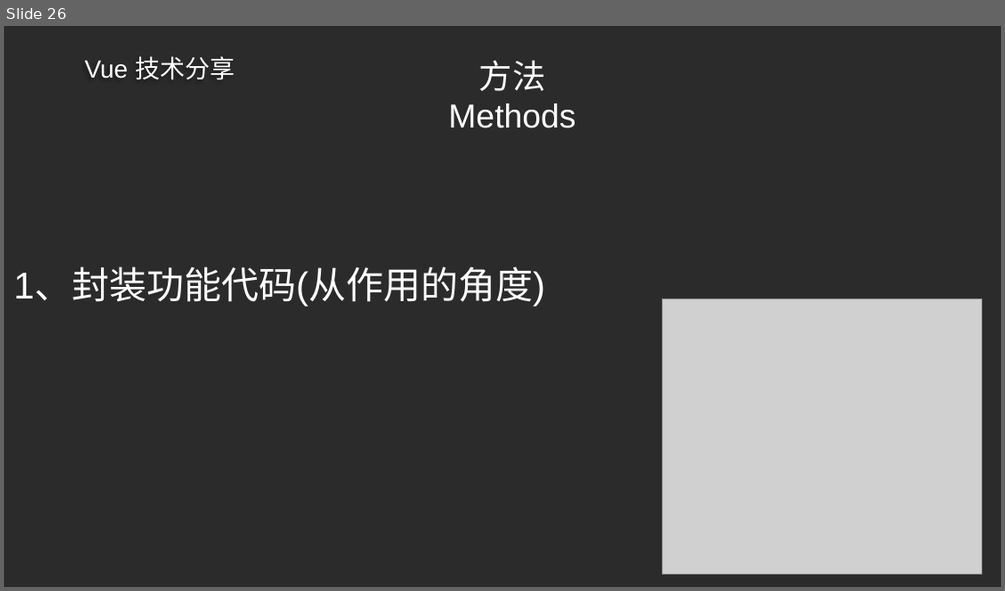
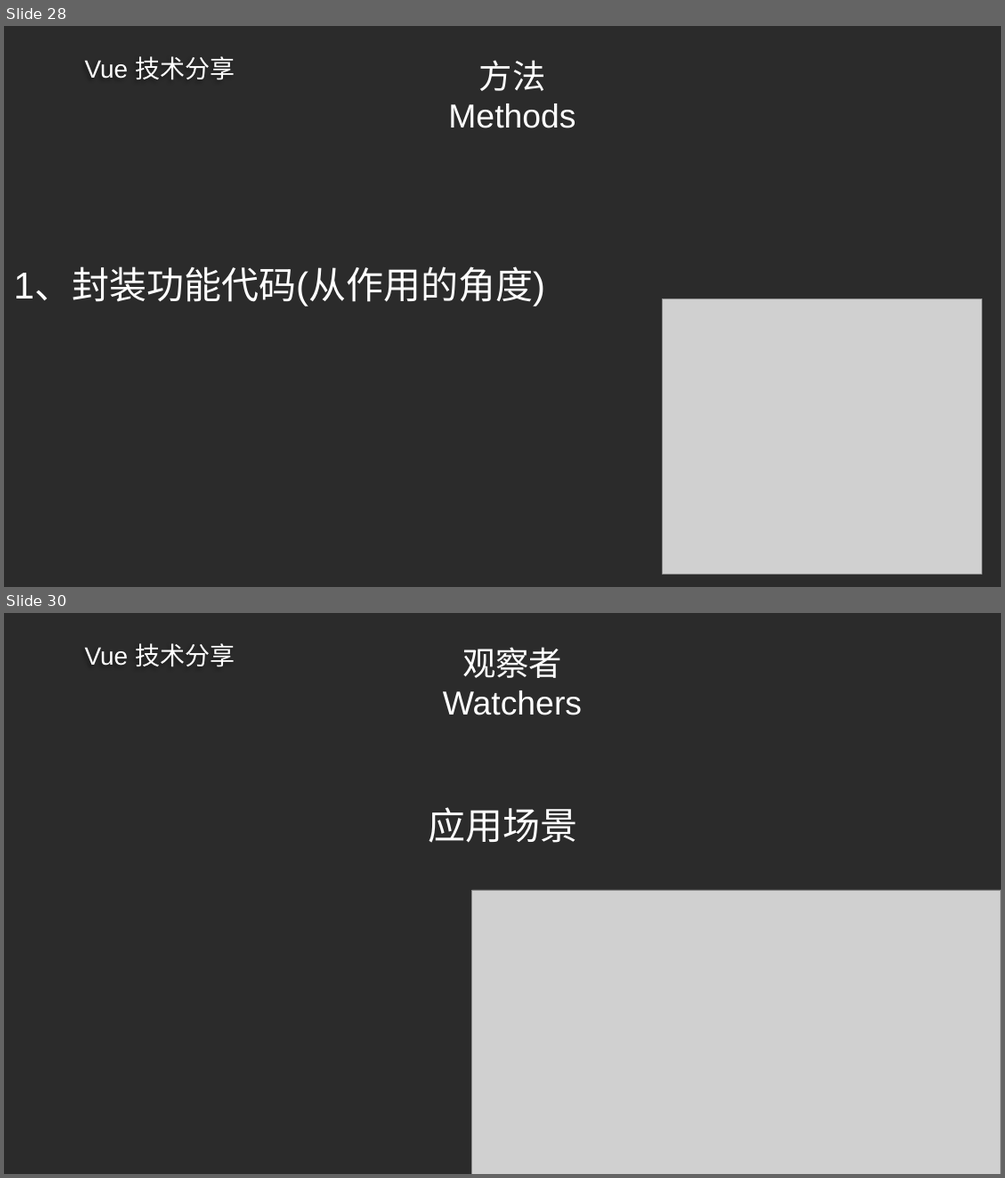
Before and after one commit to ldjdd/traing-library, a slide deck: vue/成稿.pptx. Shown one above the other, each under a label of ours: slide 26 before the commit, slides 28 and 30 after it; the slides between them are not shown. The pictures are 1005x591 and 1005x1178 pixels, drawn with LibreOffice and Linux fonts; fonts in the diff are those of the drawing; grey boxes stand for pictures; background and template pictures are left out; a plain dark background stands for a picture behind light text. Boxes give left, top, right and bottom in pixels: in the first picture for what was removed or moved away, otherwise in the second. Text is boxed around its words. In the diff, an @@ line names an element or a change of style, - is before the commit and + after.

```diff
--- a/vue/成稿.pptx
+++ b/vue/成稿.pptx
@@ slide 30 added at (4, 613, 1001, 1174), background picture (left out); not listed: 1 template element that a slide beside it also shows @@
@@ title added at (443, 647, 582, 715), 32 pt, text #FFFFFF @@
+观察者
+Watchers
@@ text added at (428, 807, 577, 843), 36 pt, text #FFFFFF @@
+应用场景
@@ picture added at (472, 890, 1001, 1174) @@
@@ what was slide 26 is now slide 28 @@
```
Also in this commit, not shown: 3 slides changed, 2 other slides added, 16 other files.
